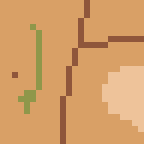
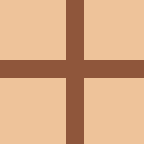
Before/after of a w=144, h=144 layered artwork. What changed in the layer stack:
showed "grid", painted on it, masked it over box(0, 0, 144, 144)
hid "Pasted Layer", painted on it over box(0, 0, 144, 144)
